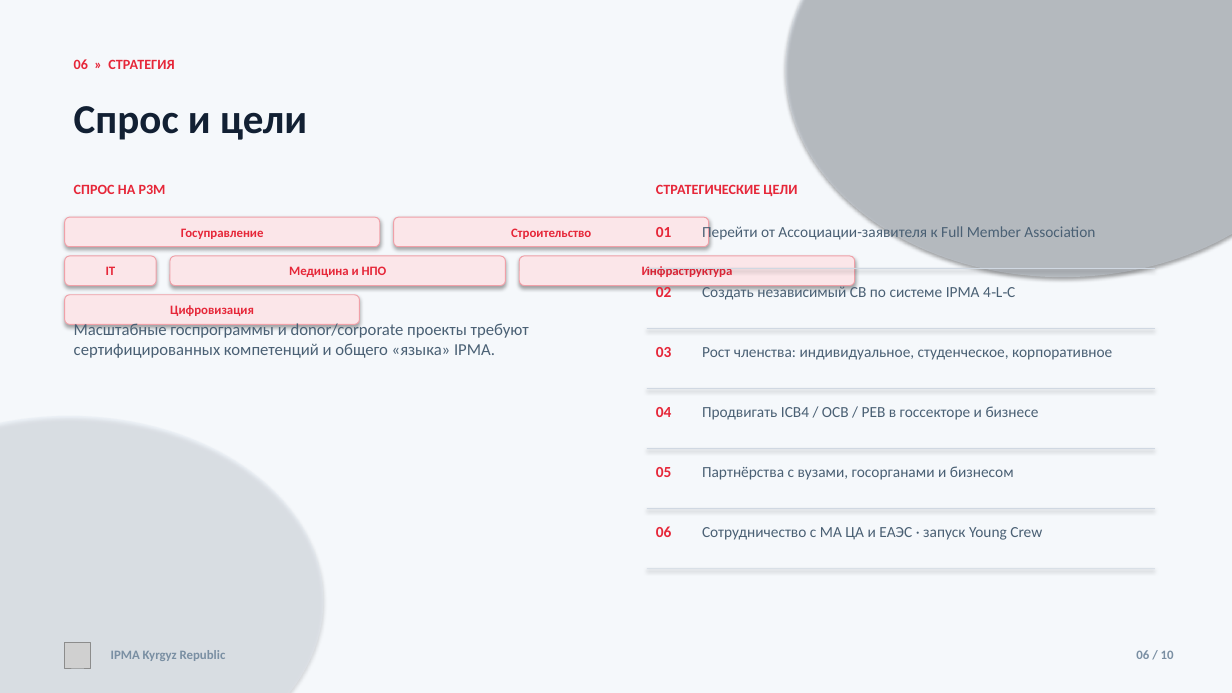
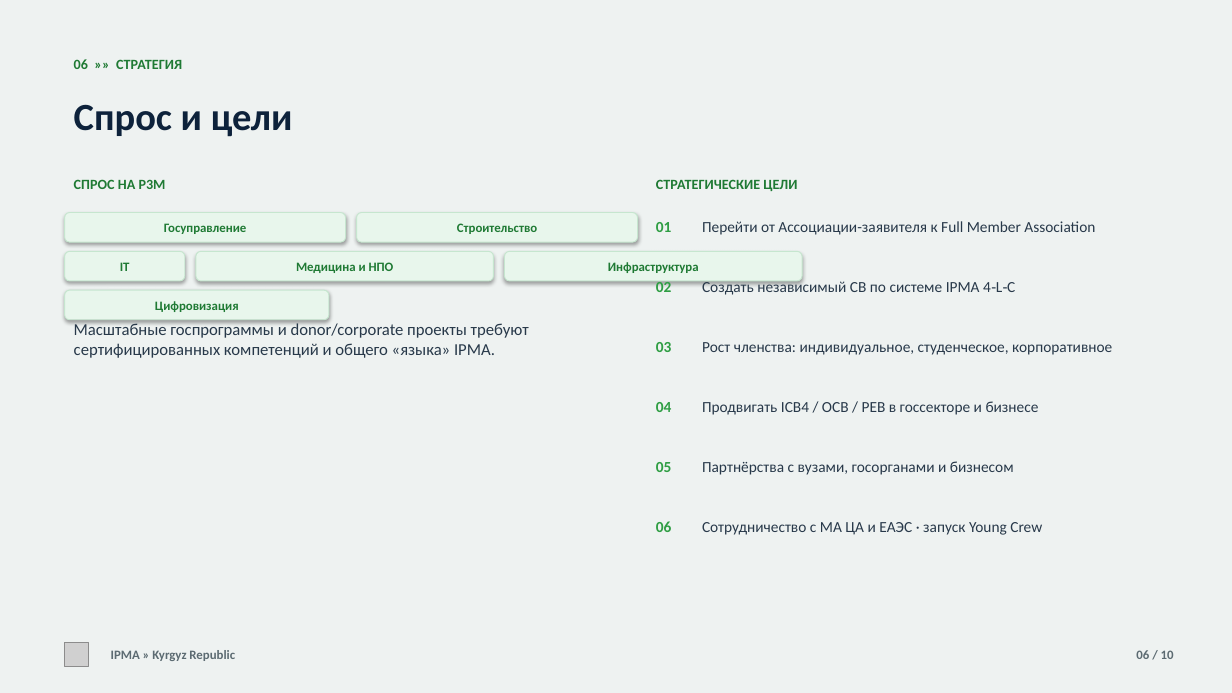
Before and after one commit to umekishev/umekishev, a slide deck: slide 6 of presentations/IPMA_Kyrgyzstan_CoD_Presentation.pptx. Drawn at 1232x693 pixels with LibreOffice and Linux fonts; fonts in the diff are those of the drawing; grey boxes stand for pictures. Boxes give left, top, right and bottom in pixels: in the first picture for what was removed or moved away, otherwise in the second. Text is boxed around its words. In the diff, an @@ line names an element or a change of style, - is before the commit and + after.

```diff
--- a/presentations/IPMA_Kyrgyzstan_CoD_Presentation.pptx
+++ b/presentations/IPMA_Kyrgyzstan_CoD_Presentation.pptx
@@ rectangle at [0,0,1232,693]: fill #F5F8FB to #EEF2F1 @@
@@ ellipse removed at [786,0,1232,277] @@
@@ text at [74,59,182,69]: text changed; text colour #E62739 to #1F7A34 @@
-06 » СТРАТЕГИЯ
+06 »» СТРАТЕГИЯ
@@ text "Спрос и цели" at [74,104,293,137]: size 32 to 30 pt, text colour #122033 to #0D223B @@
@@ text "СПРОС НА P3M" at [74,179,166,189]: text colour #E62739 to #1F7A34 @@
@@ text "СТРАТЕГИЧЕСКИЕ ЦЕЛИ" at [656,179,797,191]: text colour #E62739 to #1F7A34 @@
@@ rounded rectangle "Госуправление": place and size @@
-rounded rectangle "Госуправление" at [65,217,380,247]
+rounded rectangle "Госуправление" at [65,213,346,242]
@@ text colour #E62739 to #1F7A34; fill #FBE6E9 to #E8F6EC; outline #F0A0A8 0.75 pt to #C6E6CF 0.75 pt in 6 elements at [196,251,494,281], [65,290,329,320], [65,213,346,242], [505,251,802,281], [65,251,185,281], [357,213,638,242] @@
@@ rounded rectangle "Строительство": place and size @@
-rounded rectangle "Строительство" at [394,217,709,247]
+rounded rectangle "Строительство" at [357,213,638,242]
@@ rounded rectangle "IT": place and size @@
-rounded rectangle "IT" at [65,256,156,286]
+rounded rectangle "IT" at [65,251,185,281]
@@ rounded rectangle "Медицина и НПО": place and size @@
-rounded rectangle "Медицина и НПО" at [170,256,506,286]
+rounded rectangle "Медицина и НПО" at [196,251,494,281]
@@ rounded rectangle "Инфраструктура": place and size @@
-rounded rectangle "Инфраструктура" at [519,256,855,286]
+rounded rectangle "Инфраструктура" at [505,251,802,281]
@@ rectangle removed at [647,268,1155,269] @@
@@ rounded rectangle "Цифровизация": place and size @@
-rounded rectangle "Цифровизация" at [65,295,360,324]
+rounded rectangle "Цифровизация" at [65,290,329,320]
@@ text colour #4A6074 to #28394A in 7 elements at [702,401,1039,415], [702,461,1014,475], [702,221,1095,235], [702,279,1015,295], [702,342,1112,355], [702,522,1042,535], [74,321,529,358] @@
@@ rectangle removed at [647,328,1155,329] @@
@@ rectangle removed at [647,388,1155,389] @@
@@ ellipse removed at [0,416,323,693] @@
@@ rectangle removed at [647,448,1155,449] @@
@@ rectangle removed at [647,508,1155,509] @@
@@ text colour #E62739 to #2F9E44 in 6 elements at [656,222,672,232], [656,281,672,292], [656,342,672,352], [656,402,672,412], [656,462,672,472], [656,521,672,532] @@
@@ rectangle removed at [647,568,1155,569] @@
@@ text at [111,650,235,661]: text changed; text colour #7A8FA3 to #5C6B72 @@
-IPMA Kyrgyz Republic
+IPMA » Kyrgyz Republic
@@ text "06 / 10" at [1136,650,1174,659]: text colour #7A8FA3 to #5C6B72 @@
```
Also in this commit, not shown: 9 other slides changed, 12 other files.
